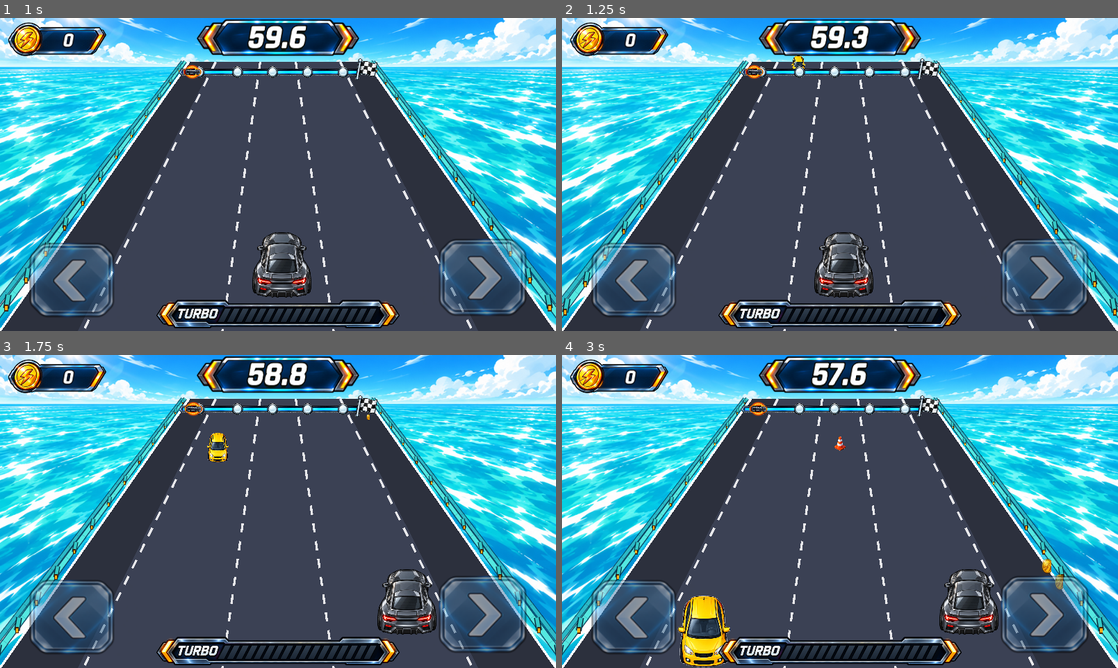
Above: before the commit, frames 1-4 (two rows, left to right).
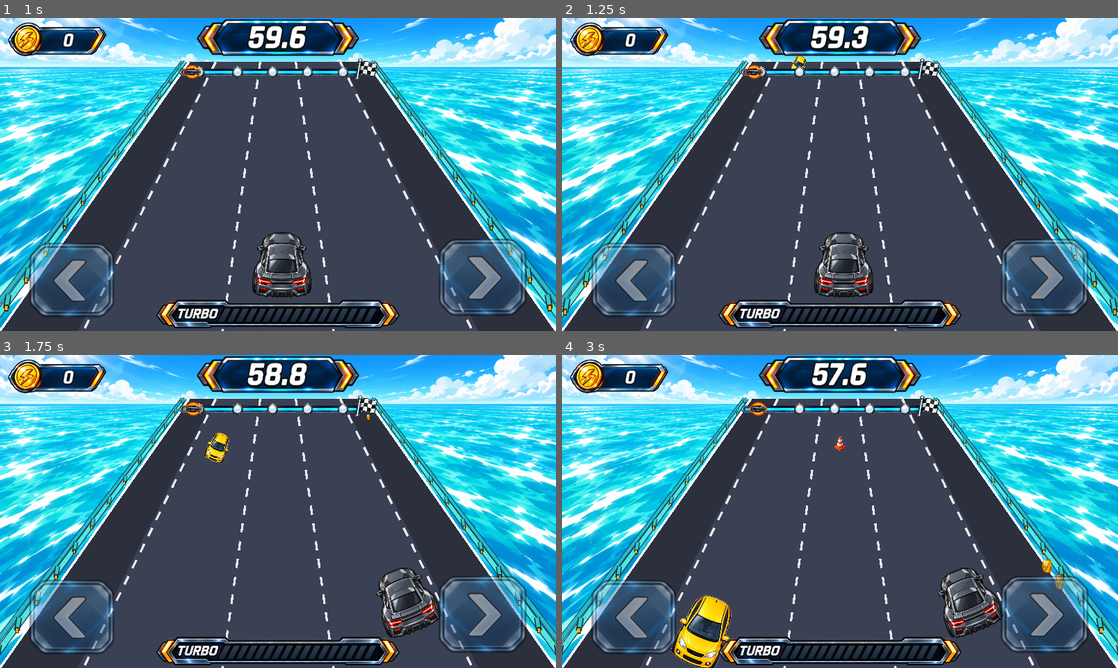
Above: after the commit, the same moments.

Repository: kjs8806/swerve
Game: Godot game, scene res://scenes/Main.tscn
Same seed, same stepped clock (60 frames per second), same inputs: the game is played once before the commit and once after it.
Inputs:
- Up to frame 1 (1 s): click "TAP TO START" at 0.5 s
- Up to frame 2 (1.25 s): no input
- Up to frame 3 (1.75 s): tap Enter at 1.25, 1.35 s; hold Right from 1.28 s (still down); tap Space at 1.52 s
- Up to frame 4 (3 s): release Right at 2.03 s; hold Left 2.03-2.78 s; tap Enter at 2.1, 2.85 s; tap Space at 2.27 s; hold Right from 2.78 s (still down)

Frame 1 is identical in both runs. In frame 2, less than 0.1% of the frame differs, in the area x 41-44%, y 12-17%; in frame 3, 1.7%; in frame 4, 2.8%, in the area x 19-80%, y 68-100%.

Commit message:
Align vehicles with lane perspective

Diff:
--- a/godot/scripts/Race.gd
+++ b/godot/scripts/Race.gd
@@ -275,6 +275,21 @@
 
 func lane_x(lane_index: float, p: float) -> float:
 	return center_x() + lane_fraction(lane_index) * half_width_at(p)
+
+
+func lane_rotation(lane_index: float, p: float) -> float:
+	# Align the vehicle's vertical axis with the local perspective direction
+	# of its lane. Outer-lane cars angle naturally; the center lane stays upright.
+	var sample_before: float = maxf(0.0, p - 0.02)
+	var sample_after: float = minf(1.5, p + 0.02)
+	var tangent := Vector2(
+		lane_x(lane_index, sample_after) - lane_x(lane_index, sample_before),
+		row_y(sample_after) - row_y(sample_before)
+	)
+	if tangent.length_squared() <= 0.0001:
+		return 0.0
+	return Vector2.DOWN.angle_to(tangent.normalized())
+
 
 func row_y(p: float) -> float:
 	return lerp(horizon_y(), player_row_y(), ease_p(p))
@@ -736,12 +751,13 @@
 	var px := lane_x(player_lane_visual, 1.0)
 	var py := player_row_y()
 	var p_scale := scale_at(1.0) * 1.05
+	var player_rotation: float = lane_rotation(player_lane_visual, 1.0)
 	var turbo_now := is_turbo
 	var t_now := elapsed_t
 	draw_items.append({"p": 1.001, "cb": func():
 		if turbo_now:
-			_draw_flame_trail(Vector2(px, py), p_scale, t_now)
-		_draw_sprite_centered(TEX_PLAYER, Vector2(px, py), p_scale * HD_VEHICLE_SCALE)
+			_draw_flame_trail(Vector2(px, py), p_scale, t_now, player_rotation)
+		_draw_sprite_centered(TEX_PLAYER, Vector2(px, py), p_scale * HD_VEHICLE_SCALE, player_rotation)
 	})
 
 	draw_items.sort_custom(func(a, b): return a["p"] < b["p"])
@@ -831,9 +847,11 @@
 	_draw_moving_guardrails(cx, hy, h)
 
 
-func _draw_sprite_centered(texture: Texture2D, pos: Vector2, scale: float) -> void:
-	var size := texture.get_size() * scale
-	draw_texture_rect(texture, Rect2(pos - size * 0.5, size), false)
+func _draw_sprite_centered(texture: Texture2D, pos: Vector2, scale: float, rotation: float = 0.0) -> void:
+	var size: Vector2 = texture.get_size() * scale
+	draw_set_transform(pos, rotation, Vector2.ONE)
+	draw_texture_rect(texture, Rect2(-size * 0.5, size), false)
+	draw_set_transform(Vector2.ZERO, 0.0, Vector2.ONE)
 
 
 func _draw_obstacle(obstacle: Dictionary) -> void:
@@ -843,7 +861,7 @@
 	if obstacle["kind"] == "hazard":
 		_draw_sprite_centered(HAZARD_TEXTURES[obstacle["variant"]], pos, visual_scale * HD_HAZARD_SCALE)
 	else:
-		_draw_sprite_centered(TRAFFIC_TEXTURES[obstacle["variant"]], pos, visual_scale * HD_VEHICLE_SCALE)
+		_draw_sprite_centered(TRAFFIC_TEXTURES[obstacle["variant"]], pos, visual_scale * HD_VEHICLE_SCALE, lane_rotation(float(obstacle["lane"]), p))
 
 
 func _draw_sky(w: float, hy: float) -> void:
@@ -1039,11 +1057,13 @@
 const FLAME_TEX_SCALE := 0.34
 
 
-func _draw_flame_trail(pos: Vector2, scale: float, t: float) -> void:
+func _draw_flame_trail(pos: Vector2, scale: float, t: float, rotation: float = 0.0) -> void:
 	var flicker: float = 0.82 + 0.18 * sin(t * 30.0)
 	var size: Vector2 = TEX_TURBO_EXHAUST.get_size() * (FLAME_TEX_SCALE * scale)
-	var origin: Vector2 = pos + Vector2(0.0, 26.0 * scale)
-	draw_texture_rect(TEX_TURBO_EXHAUST, Rect2(origin - Vector2(size.x * 0.5, 0.0), size), false, Color(1, 1, 1, flicker))
+	var local_origin := Vector2(0.0, 26.0 * scale)
+	draw_set_transform(pos, rotation, Vector2.ONE)
+	draw_texture_rect(TEX_TURBO_EXHAUST, Rect2(local_origin - Vector2(size.x * 0.5, 0.0), size), false, Color(1, 1, 1, flicker))
+	draw_set_transform(Vector2.ZERO, 0.0, Vector2.ONE)
 
 
 # Approved energy-ring sprite, scaled up and faded out over
